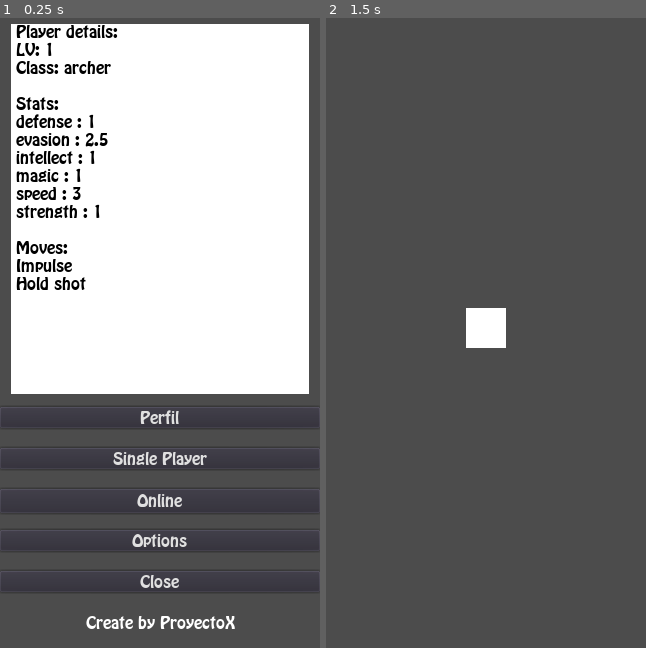
Above: before the commit, frames 1-2 (left to right).
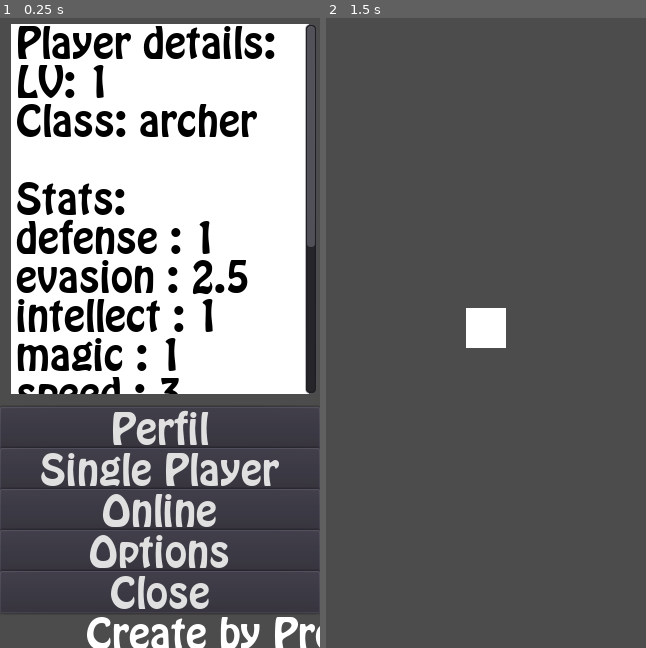
Above: after the commit, the same moments.

Repository: fresnohernandez99/socket-game
Game: Godot game, scene res://scenes/gui/MainMenu.tscn
The game is run twice, just before and just after one commit, with the same random seed, the same clock (stepped at 60 frames per second) and the same inputs.
Inputs:
- Up to frame 1 (0.25 s): no input
- Up to frame 2 (1.5 s): click "Single Player" at 0.5 s; tap Enter at 1.25 s; hold Right (ui_right) from 1.28 s (still down)

The runs differ from the first frame. In frame 1, 22% of the frame differs, in the area x 5-100%, y 0-100%; in frame 2, nothing differs.

Commit message:
endmatch scene started

Diff:
--- a/assets/fonts/basic_font_16.tres
+++ b/assets/fonts/basic_font_16.tres
@@ -3,4 +3,5 @@
 [ext_resource path="res://assets/fonts/HOMEWRDN.TTF" type="DynamicFontData" id=1]
 
 [resource]
+size = 40
 font_data = ExtResource( 1 )
--- a/project.godot
+++ b/project.godot
@@ -58,8 +58,8 @@
 
 [gui]
 
+common/drop_mouse_on_gui_input_disabled=true
 theme/custom_font="res://assets/fonts/basic_font_16.tres"
-common/drop_mouse_on_gui_input_disabled=true
 
 [physics]
 
--- /dev/null
+++ b/scenes/ui/EndCombatScene.gd
@@ -0,0 +1,52 @@
+extends Node
+
+
+onready var resultLabel = $Control/ResultLabel
+
+onready var pointsLabel1 = $Control/VBoxContainer/Stat1/StatPoint
+onready var pointsLabel2 = $Control/VBoxContainer/Stat2/StatPoint
+onready var pointsLabel3 = $Control/VBoxContainer/Stat3/StatPoint
+onready var pointsLabel4 = $Control/VBoxContainer/Stat4/StatPoint
+onready var pointsLabel5 = $Control/VBoxContainer/Stat5/StatPoint
+onready var pointsLabel6 = $Control/VBoxContainer/Stat6/StatPoint
+
+var uLose = false
+var heroAgainst
+
+var talentPoints = 0
+
+func _ready():
+	for p in RoomInfo.roundResult:
+		if p.hero.lifePointsLose > p.hero.lifePoints:
+			if p.hero.id == Persistence.data.hero.id:
+				uLose = true
+		if p.hero.id != Persistence.data.hero.id:
+			heroAgainst = p.hero
+
+	var experience = calculateExperienceEarned()
+
+	calculateTalentPoints(experience)
+
+	updateUi()
+
+func calculateTalentPoints(experience):
+	if Persistence.data.hero.nextLevelOnEarned + experience >= Persistence.data.hero.nextLevelOn:
+		var extra = Persistence.data.hero.nextLevelOnEarned + experience - Persistence.data.hero.nextLevelOn
+
+		Persistence.data.hero.nextLevelOnEarned = extra
+
+		Persistence.data.hero.nextLevelOn += Persistence.data.hero.nextLevelOn * 0.3
+
+		talentPoints += 1
+
+		calculateTalentPoints(extra)
+
+		Persistence.save_data()
+
+func calculateExperienceEarned():
+	var lvDiference = Persistence.data.hero.level - heroAgainst.level
+
+	return lvDiference * 20
+
+func updateUi():
+	pass
--- a/scenes/ui/EndCombatScene.tscn
+++ b/scenes/ui/EndCombatScene.tscn
@@ -1,10 +1,24 @@
-[gd_scene format=2]
+[gd_scene load_steps=3 format=2]
+
+[ext_resource path="res://assets/fonts/basic_font_16.tres" type="DynamicFont" id=1]
+[ext_resource path="res://scenes/ui/EndCombatScene.gd" type="Script" id=2]
 
 [node name="EndCombatScene" type="Node"]
+script = ExtResource( 2 )
 
 [node name="Control" type="Control" parent="."]
 anchor_right = 1.0
 anchor_bottom = 1.0
+
+[node name="ResultLabel" type="Label" parent="Control"]
+anchor_right = 1.0
+margin_left = 10.0
+margin_top = 10.0
+margin_right = -10.0
+margin_bottom = 46.0
+custom_fonts/font = ExtResource( 1 )
+align = 1
+valign = 1
 
 [node name="ColorRect" type="ColorRect" parent="Control"]
 anchor_right = 1.0
@@ -20,3 +34,220 @@
 margin_right = 20.0
 margin_bottom = -16.0
 text = "Exit"
+
+[node name="VBoxContainer" type="VBoxContainer" parent="Control"]
+anchor_right = 1.0
+anchor_bottom = 1.0
+margin_left = 10.0
+margin_top = 249.0
+margin_right = -10.0
+margin_bottom = -75.0
+
+[node name="Stat1" type="Control" parent="Control/VBoxContainer"]
+margin_right = 300.0
+margin_bottom = 50.0
+rect_min_size = Vector2( 0, 50 )
+
+[node name="Label" type="Label" parent="Control/VBoxContainer/Stat1"]
+anchor_top = 0.5
+anchor_bottom = 0.5
+margin_top = -7.0
+margin_right = 52.0
+margin_bottom = 7.0
+custom_colors/font_color = Color( 0, 0, 0, 1 )
+text = "Defensa"
+
+[node name="StatPoint" type="Label" parent="Control/VBoxContainer/Stat1"]
+anchor_top = 0.5
+anchor_bottom = 0.5
+margin_left = 120.0
+margin_top = -7.0
+margin_right = 172.0
+margin_bottom = 7.0
+custom_colors/font_color = Color( 0, 0, 0, 1 )
+text = "0"
+
+[node name="Button" type="Button" parent="Control/VBoxContainer/Stat1"]
+anchor_left = 1.0
+anchor_top = 0.5
+anchor_right = 1.0
+anchor_bottom = 0.5
+margin_left = -20.0
+margin_top = -10.0
+margin_bottom = 10.0
+text = "+"
+
+[node name="Stat2" type="Control" parent="Control/VBoxContainer"]
+margin_top = 54.0
+margin_right = 300.0
+margin_bottom = 104.0
+rect_min_size = Vector2( 0, 50 )
+
+[node name="Label" type="Label" parent="Control/VBoxContainer/Stat2"]
+anchor_top = 0.5
+anchor_bottom = 0.5
+margin_top = -7.0
+margin_right = 52.0
+margin_bottom = 7.0
+custom_colors/font_color = Color( 0, 0, 0, 1 )
+text = "Evasión"
+
+[node name="StatPoint" type="Label" parent="Control/VBoxContainer/Stat2"]
+anchor_top = 0.5
+anchor_bottom = 0.5
+margin_left = 120.0
+margin_top = -7.0
+margin_right = 172.0
+margin_bottom = 7.0
+custom_colors/font_color = Color( 0, 0, 0, 1 )
+text = "0"
+
+[node name="Button" type="Button" parent="Control/VBoxContainer/Stat2"]
+anchor_left = 1.0
+anchor_top = 0.5
+anchor_right = 1.0
+anchor_bottom = 0.5
+margin_left = -20.0
+margin_top = -10.0
+margin_bottom = 10.0
+text = "+"
+
+[node name="Stat3" type="Control" parent="Control/VBoxContainer"]
+margin_top = 108.0
+margin_right = 300.0
+margin_bottom = 158.0
+rect_min_size = Vector2( 0, 50 )
+
+[node name="Label" type="Label" parent="Control/VBoxContainer/Stat3"]
+anchor_top = 0.5
+anchor_bottom = 0.5
+margin_top = -7.0
+margin_right = 52.0
+margin_bottom = 7.0
+custom_colors/font_color = Color( 0, 0, 0, 1 )
+text = "Intelecto"
+
+[node name="StatPoint" type="Label" parent="Control/VBoxContainer/Stat3"]
+anchor_top = 0.5
+anchor_bottom = 0.5
+margin_left = 120.0
+margin_top = -7.0
+margin_right = 172.0
+margin_bottom = 7.0
+custom_colors/font_color = Color( 0, 0, 0, 1 )
+text = "0"
+
+[node name="Button" type="Button" parent="Control/VBoxContainer/Stat3"]
+anchor_left = 1.0
+anchor_top = 0.5
+anchor_right = 1.0
+anchor_bottom = 0.5
+margin_left = -20.0
+margin_top = -10.0
+margin_bottom = 10.0
+text = "+"
+
+[node name="Stat4" type="Control" parent="Control/VBoxContainer"]
+margin_top = 162.0
+margin_right = 300.0
+margin_bottom = 212.0
+rect_min_size = Vector2( 0, 50 )
+
+[node name="Label" type="Label" parent="Control/VBoxContainer/Stat4"]
+anchor_top = 0.5
+anchor_bottom = 0.5
+margin_top = -7.0
+margin_right = 52.0
+margin_bottom = 7.0
+custom_colors/font_color = Color( 0, 0, 0, 1 )
+text = "Magia"
+
+[node name="StatPoint" type="Label" parent="Control/VBoxContainer/Stat4"]
+anchor_top = 0.5
+anchor_bottom = 0.5
+margin_left = 120.0
+margin_top = -7.0
+margin_right = 172.0
+margin_bottom = 7.0
+custom_colors/font_color = Color( 0, 0, 0, 1 )
+text = "0"
+
+[node name="Button" type="Button" parent="Control/VBoxContainer/Stat4"]
+anchor_left = 1.0
+anchor_top = 0.5
+anchor_right = 1.0
+anchor_bottom = 0.5
+margin_left = -20.0
+margin_top = -10.0
+margin_bottom = 10.0
+text = "+"
+
+[node name="Stat5" type="Control" parent="Control/VBoxContainer"]
+margin_top = 216.0
+margin_right = 300.0
+margin_bottom = 266.0
+rect_min_size = Vector2( 0, 50 )
+
+[node name="Label" type="Label" parent="Control/VBoxContainer/Stat5"]
+anchor_top = 0.5
+anchor_bottom = 0.5
+margin_top = -7.0
+margin_right = 52.0
+margin_bottom = 7.0
+custom_colors/font_color = Color( 0, 0, 0, 1 )
+text = "Velocidad"
+
+[node name="StatPoint" type="Label" parent="Control/VBoxContainer/Stat5"]
+anchor_top = 0.5
+anchor_bottom = 0.5
+margin_left = 120.0
+margin_top = -7.0
+margin_right = 172.0
+margin_bottom = 7.0
+custom_colors/font_color = Color( 0, 0, 0, 1 )
+text = "0"
+
+[node name="Button" type="Button" parent="Control/VBoxContainer/Stat5"]
+anchor_left = 1.0
+anchor_top = 0.5
+anchor_right = 1.0
+anchor_bottom = 0.5
+margin_left = -20.0
+margin_top = -10.0
+margin_bottom = 10.0
+text = "+"
+
+[node name="Stat6" type="Control" parent="Control/VBoxContainer"]
+margin_top = 270.0
+margin_right = 300.0
+margin_bottom = 320.0
+rect_min_size = Vector2( 0, 50 )
+
+[node name="Label" type="Label" parent="Control/VBoxContainer/Stat6"]
+anchor_top = 0.5
+anchor_bottom = 0.5
+margin_top = -7.0
+margin_right = 52.0
+margin_bottom = 7.0
+custom_colors/font_color = Color( 0, 0, 0, 1 )
+text = "Fuerza"
+
+[node name="StatPoint" type="Label" parent="Control/VBoxContainer/Stat6"]
+anchor_top = 0.5
+anchor_bottom = 0.5
+margin_left = 120.0
+margin_top = -7.0
+margin_right = 172.0
+margin_bottom = 7.0
+custom_colors/font_color = Color( 0, 0, 0, 1 )
+text = "0"
+
+[node name="Button" type="Button" parent="Control/VBoxContainer/Stat6"]
+anchor_left = 1.0
+anchor_top = 0.5
+anchor_right = 1.0
+anchor_bottom = 0.5
+margin_left = -20.0
+margin_top = -10.0
+margin_bottom = 10.0
+text = "+"
--- a/scripts/engine/HeroHandler.gd
+++ b/scripts/engine/HeroHandler.gd
@@ -29,6 +29,7 @@
 		"level": 1,
 		"experience": 0,
 		"nextLevelOn": 100,
+		"nextLevelOnEarned": 0,
 		"lifePoints": 100,
 		"lifePointsLose": 0,
 		"charClass": charClass,
